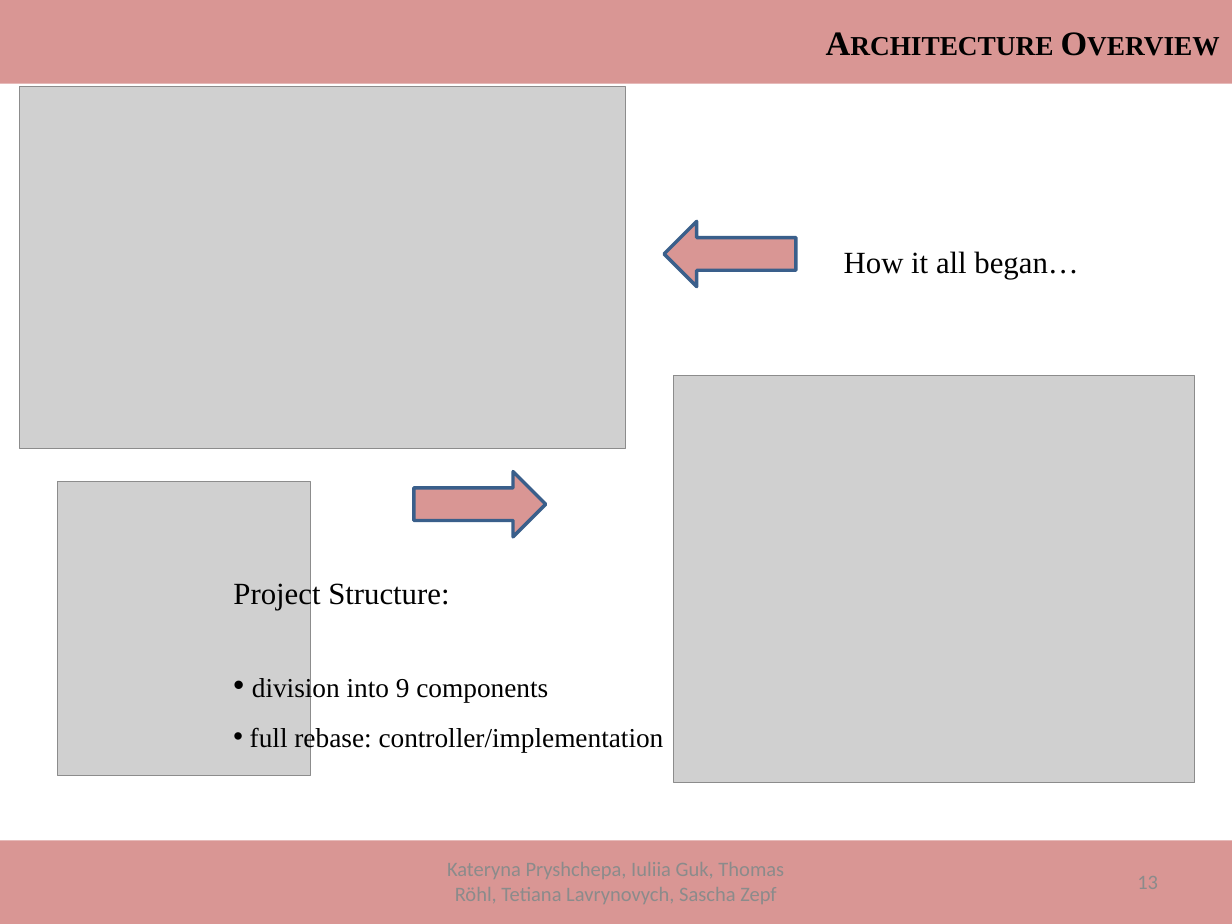
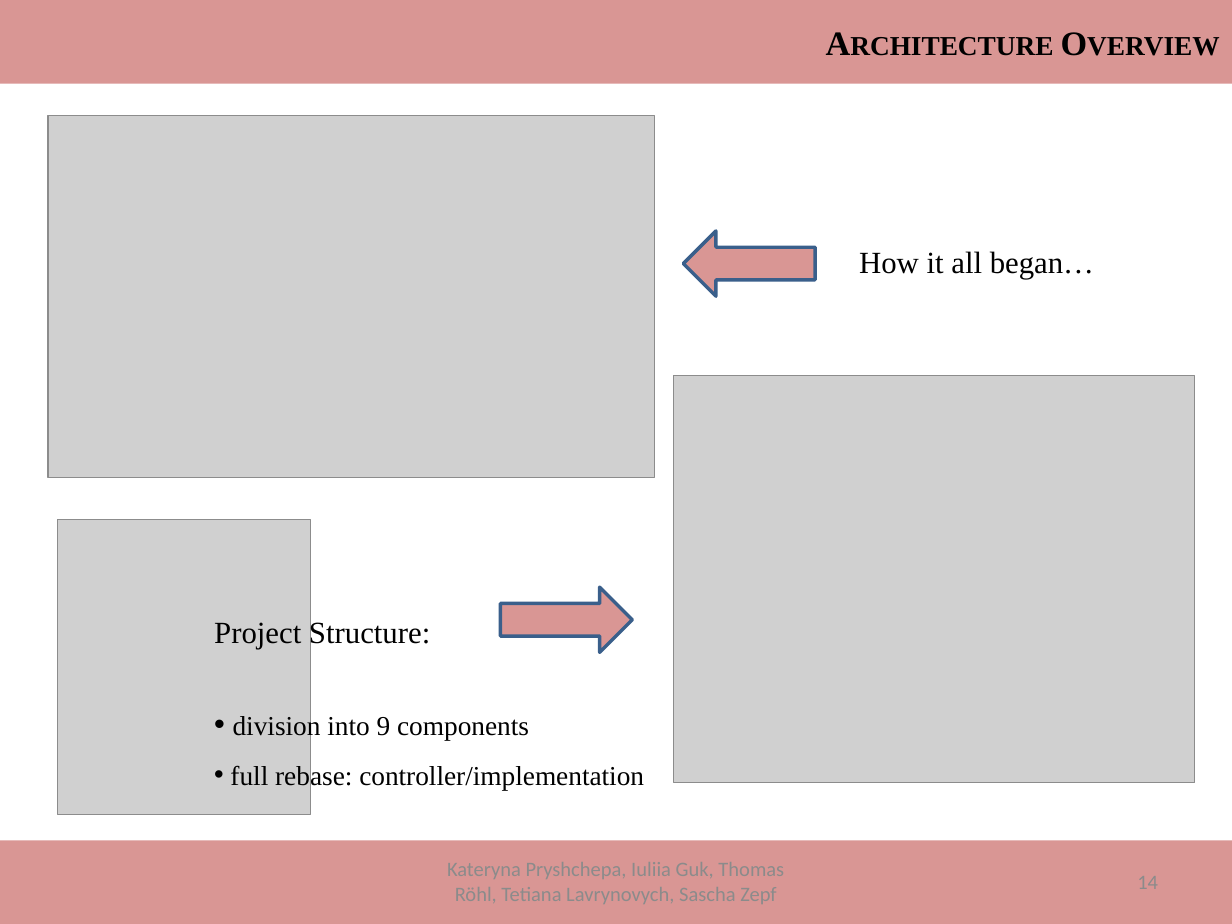
Before and after one commit to ThomasRoehl/ShopAdmin, a slide deck: slide 14 of Dokumentation/ShopAdmin_Final.pptx (slide 13 before the commit). Drawn at 1232x924 pixels with LibreOffice and Linux fonts; fonts in the diff are those of the drawing; grey boxes stand for pictures. Boxes give left, top, right and bottom in pixels: in the first picture for what was removed or moved away, otherwise in the second. Text is boxed around its words. In the diff, an @@ line names an element or a change of style, - is before the commit and + after.

```diff
--- a/Dokumentation/ShopAdmin_Final.pptx
+++ b/Dokumentation/ShopAdmin_Final.pptx
@@ picture: place and size @@
-picture at [20, 86, 626, 448]
+picture at [48, 116, 654, 478]
@@ text "How it all began…": place and size @@
-text "How it all began…" at [844, 251, 1078, 279]
+text "How it all began…" at [859, 251, 1094, 279]
@@ left arrow: place and size @@
-left arrow at [664, 222, 796, 287]
+left arrow at [684, 230, 816, 296]
@@ picture: place and size @@
-picture at [58, 482, 310, 776]
+picture at [58, 520, 310, 814]
@@ right arrow: place and size @@
-right arrow at [414, 472, 546, 537]
+right arrow at [500, 588, 632, 653]
@@ text "Project Structure:": place and size @@
-text "Project Structure:" at [233, 580, 664, 752]
+text "Project Structure:" at [214, 619, 644, 790]
```
Also in this commit, not shown: 4 other slides changed, 1 slide added, 2 other files.
